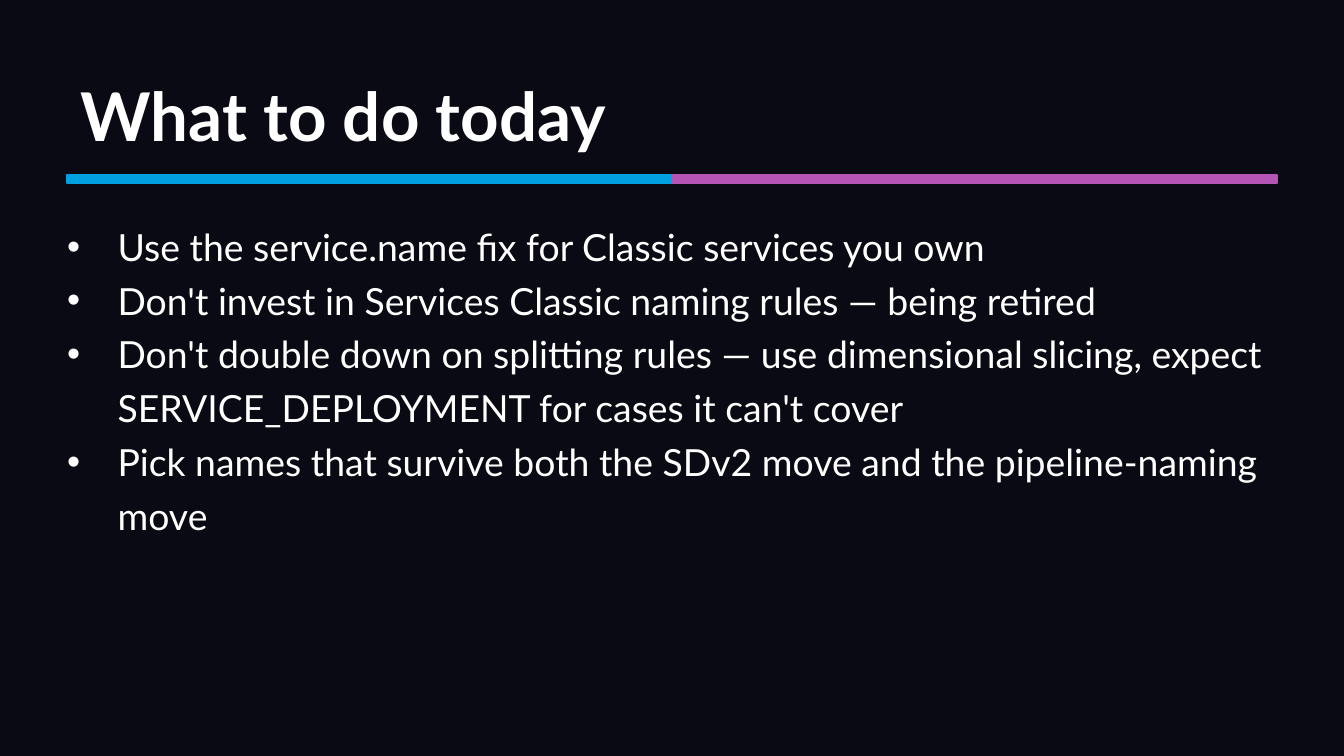
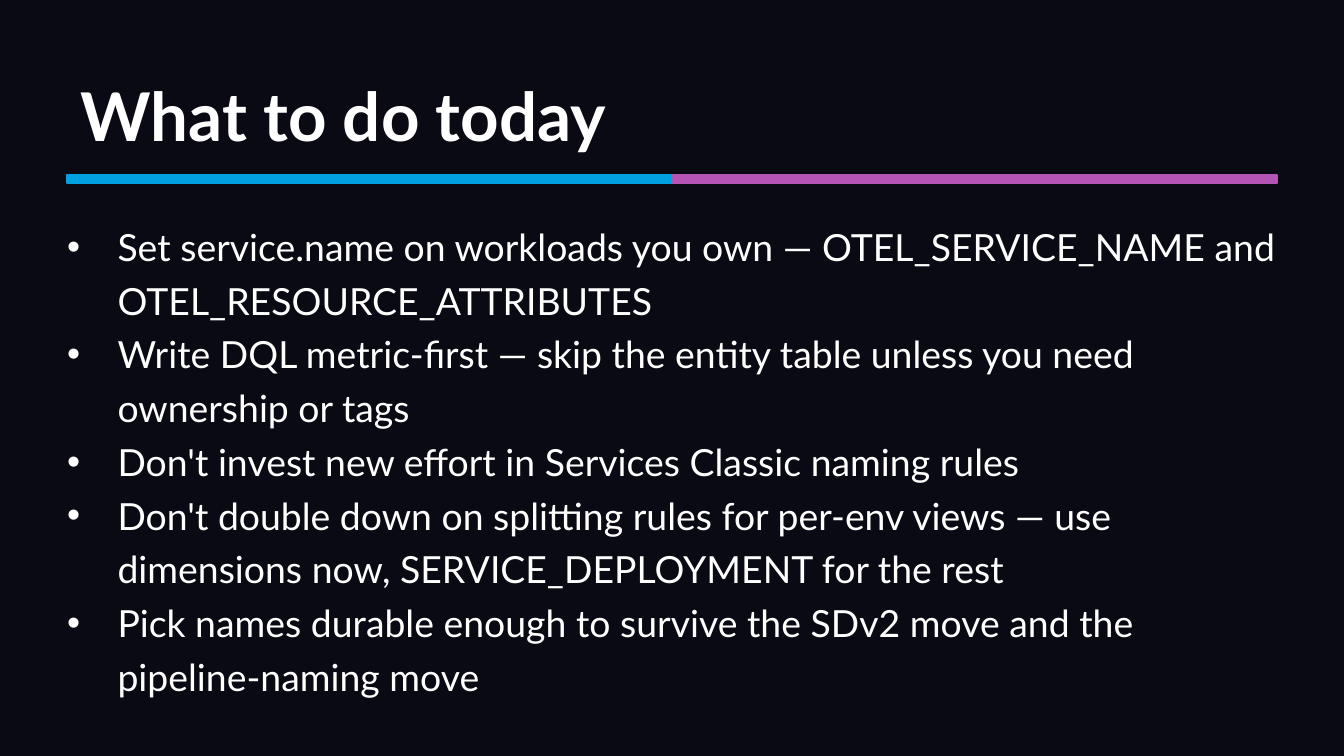
Before and after one commit to mreider/orders-demo, a slide deck: slide 20 of presentation/sdv2-presentation.pptx (slide 61 before the commit). Drawn at 1344x756 pixels with LibreOffice and Linux fonts; fonts in the diff are those of the drawing. Boxes give left, top, right and bottom in pixels: in the first picture for what was removed or moved away, otherwise in the second. Text is boxed around its words. In the diff, an @@ line names an element or a change of style, - is before the commit and + after.

```diff
--- a/presentation/sdv2-presentation.pptx
+++ b/presentation/sdv2-presentation.pptx
@@ text at [118, 233, 1275, 698]: text changed @@
-• Use the service.name fix for Classic services you own
-• Don't invest in Services Classic naming rules — being retired
-• Don't double down on splitting rules — use dimensional slicing, expect SERVICE_DEPLOYMENT for cases it can't cover
-• Pick names that survive both the SDv2 move and the pipeline-naming move
+• Set service.name on workloads you own — OTEL_SERVICE_NAME and OTEL_RESOURCE_ATTRIBUTES
+• Write DQL metric-first — skip the entity table unless you need ownership or tags
+• Don't invest new effort in Services Classic naming rules
+• Don't double down on splitting rules for per-env views — use dimensions now, SERVICE_DEPLOYMENT for the rest
+• Pick names durable enough to survive the SDv2 move and the pipeline-naming move
```
Also in this commit, not shown: 5 other slides changed, 11 slides added, 52 slides removed, 54 other files.
